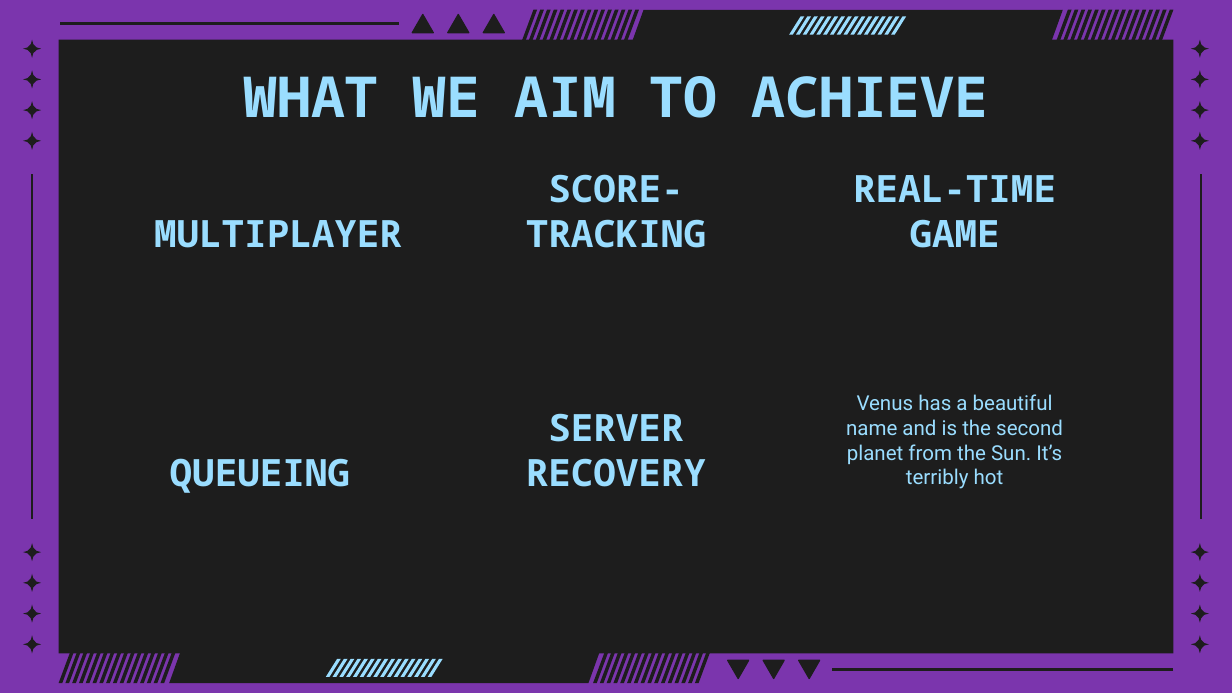
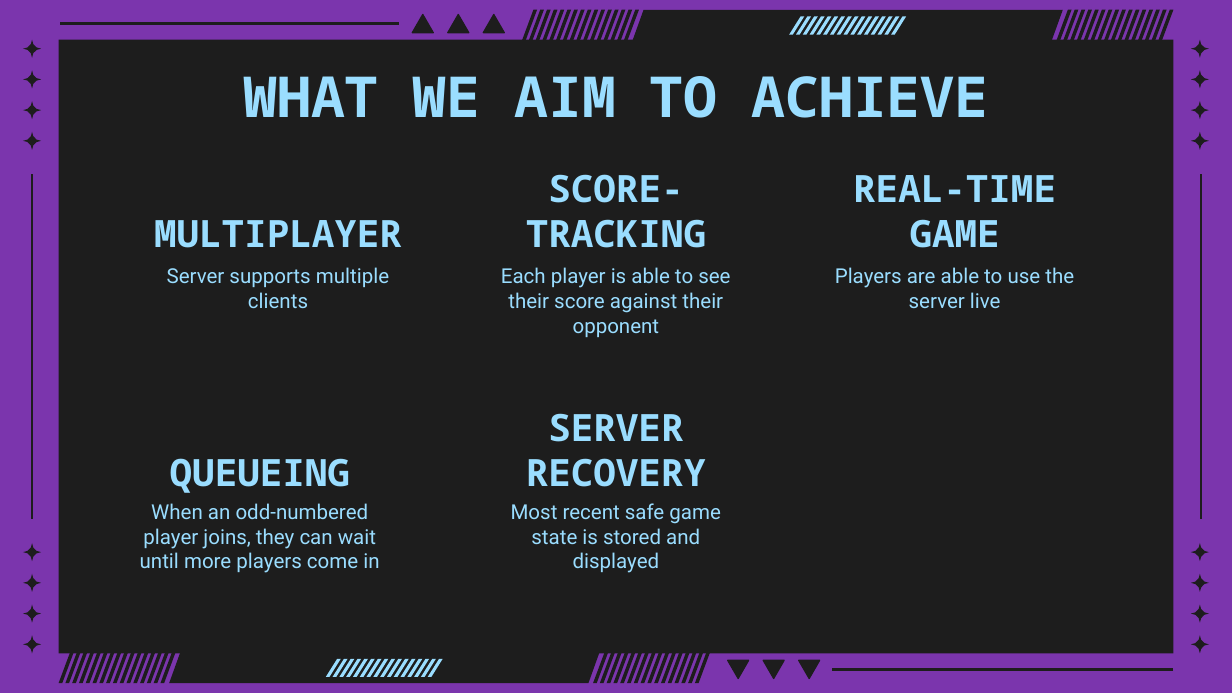
Before and after one commit to fattysun1121/data-comm-group, a slide deck: slide 2 of ppt/242 tictactoe presentation.pptx. Drawn at 1232x693 pixels with LibreOffice and Linux fonts; fonts in the diff are those of the drawing. Boxes give left, top, right and bottom in pixels: in the first picture for what was removed or moved away, otherwise in the second. Text is boxed around its words. In the diff, an @@ line names an element or a change of style, - is before the commit and + after.

```diff
--- a/ppt/242 tictactoe presentation.pptx
+++ b/ppt/242 tictactoe presentation.pptx
@@ text added at (x1=167, y1=267, x2=389, y2=309), 12 pt, text #9ADDFF @@
+Server supports multiple clients
@@ text added at (x1=501, y1=267, x2=730, y2=337), 12 pt, text #9ADDFF @@
+Each player is able to see their score against their opponent
@@ subtitle at (x1=835, y1=267, x2=1074, y2=308): text changed @@
-Venus has a beautiful name and is the second planet from the Sun. It’s terribly hot
+Players are able to use the server live
@@ text added at (x1=140, y1=503, x2=379, y2=573), 12 pt, text #9ADDFF @@
+When an odd-numbered player joins, they can wait until more players come in
@@ text added at (x1=511, y1=503, x2=721, y2=573), 12 pt, text #9ADDFF @@
+Most recent safe game state is stored and displayed
```
Also in this commit, not shown: 4 other slides changed, 1 slide added, 1 slide removed.
